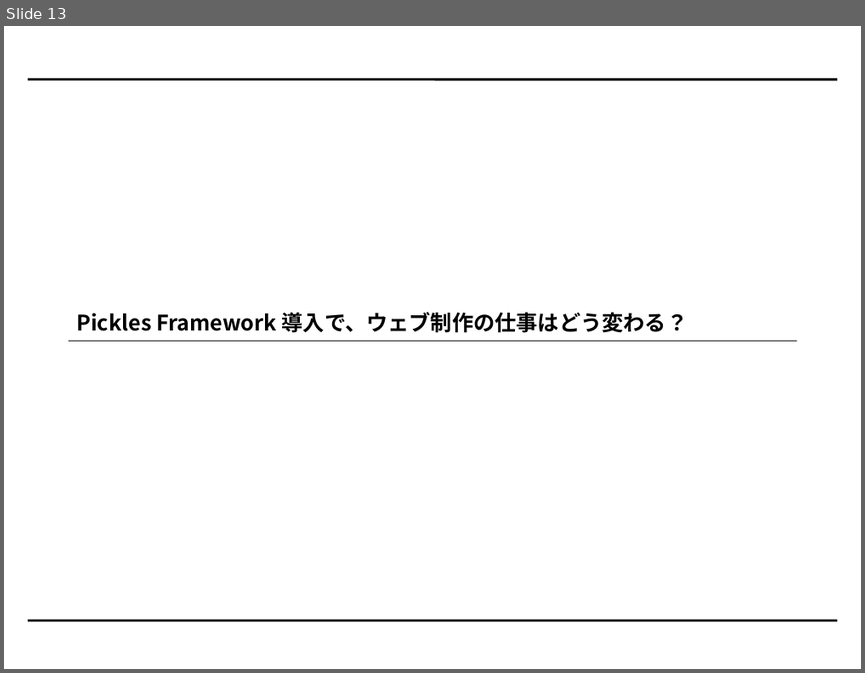
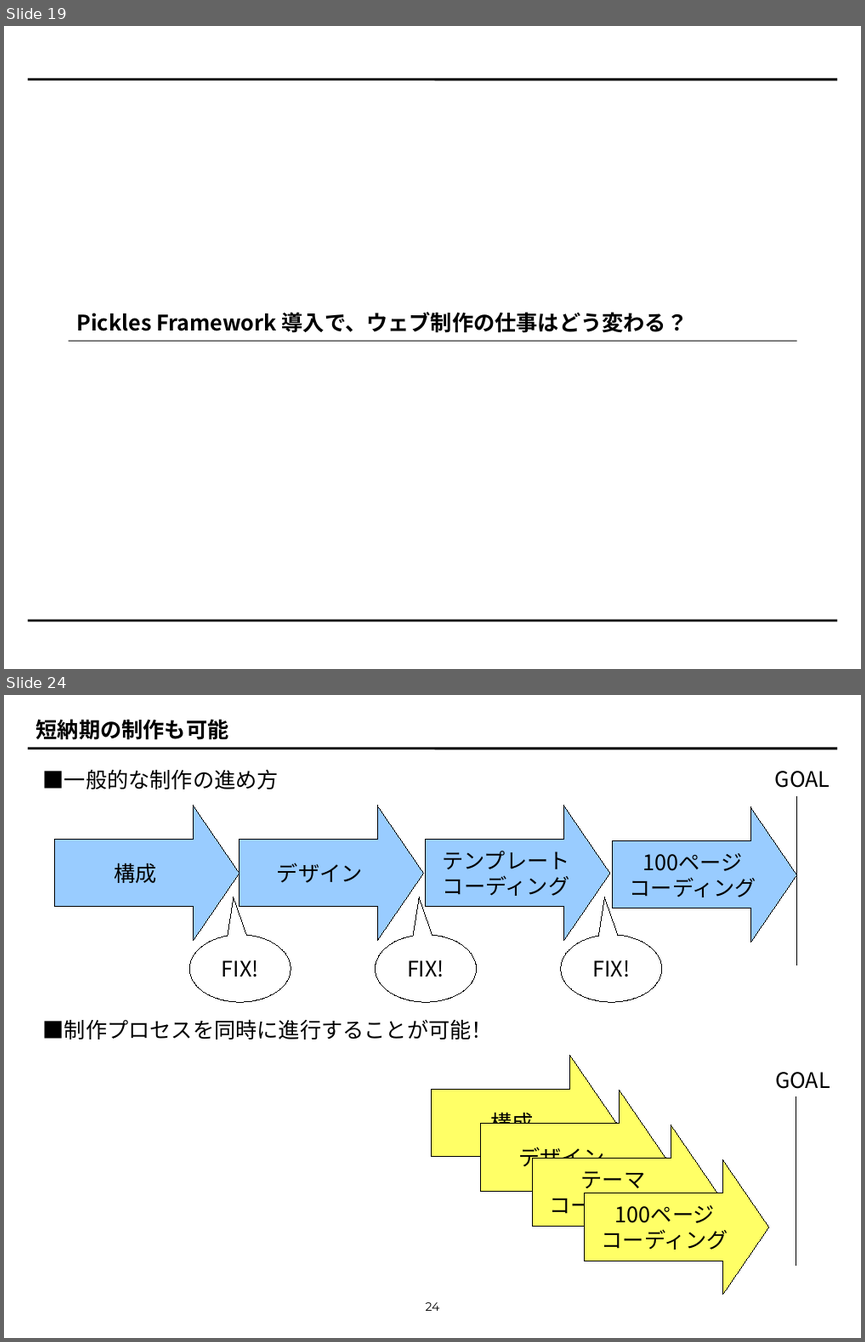
Before and after one commit to tomk79/PxDocuments, a slide deck: PxFW_invitation.odp. Shown one above the other, each under a label of ours: slide 13 before the commit, slides 19 and 24 after it; the slides between them are not shown. The pictures are 865x673 and 865x1342 pixels, drawn with LibreOffice and Linux fonts; fonts in the diff are those of the drawing. Boxes give left, top, right and bottom in pixels: in the first picture for what was removed or moved away, otherwise in the second. Text is boxed around its words. In the diff, an @@ line names an element or a change of style, - is before the commit and + after.

```diff
--- a/PxFW_invitation.odp
+++ b/PxFW_invitation.odp
@@ slide 24 added at (4,695,861,1338), background #FFFFFF; not listed: 1 template element that a slide beside it also shows @@
@@ title added at (36,719,229,740), 18 pt, text #000000, bold @@
+短納期の制作も可能
@@ text added at (43,769,279,789), 18 pt, text #000000 @@
+■一般的な制作の進め方
@@ text added at (775,771,830,788), 18 pt, text #000000 @@
+GOAL
@@ line added from (796, 796) to (796, 965), #000000 0 pt @@
@@ right arrow added at (54,805,239,940), fill #99CCFF, outline #000000 0 pt, 18 pt, text #000000 @@
+構成
@@ right arrow added at (239,805,424,940), fill #99CCFF, outline #000000 0 pt, 18 pt, text #000000 @@
+デザイン
@@ right arrow added at (426,805,611,940), fill #99CCFF, outline #000000 0 pt, 18 pt, text #000000 @@
+テンプレート
+コーディング
@@ right arrow added at (613,807,797,941), fill #99CCFF, outline #000000 0 pt, 18 pt, text #000000 @@
+100ページ
+コーディング
@@ speech bubble added at (190,935,291,1003), fill #FFFFFF, outline #000000 0 pt, 18 pt, text #000000 @@
+FIX!
@@ speech bubble added at (375,935,476,1003), fill #FFFFFF, outline #000000 0 pt, 18 pt, text #000000 @@
+FIX!
@@ speech bubble added at (561,935,662,1003), fill #FFFFFF, outline #000000 0 pt, 18 pt, text #000000 @@
+FIX!
@@ text added at (43,1019,493,1039), 18 pt, text #000000 @@
+■制作プロセスを同時に進行することが可能！
@@ right arrow added at (432,1055,617,1190), fill #FFFF66, outline #000000 0 pt, 18 pt, text #000000 @@
+構成
@@ text added at (775,1072,830,1089), 18 pt, text #000000 @@
+GOAL
@@ right arrow added at (480,1090,665,1225), fill #FFFF66, outline #000000 0 pt, 18 pt, text #000000 @@
+デザイン
@@ line added from (795, 1097) to (795, 1265), #000000 0 pt @@
@@ right arrow added at (532,1124,717,1259), fill #FFFF66, outline #000000 0 pt, 18 pt, text #000000 @@
+テーマ
+コーディング
@@ right arrow added at (584,1159,769,1294), fill #FFFF66, outline #000000 0 pt, 18 pt, text #000000 @@
+100ページ
+コーディング
@@ page number added at (426,1302,440,1310), 10 pt, text #000000 @@
+24
@@ what was slide 13 is now slide 19 @@
```
Also in this commit, not shown: 15 slides changed, 12 other slides added, 9 slides removed.
